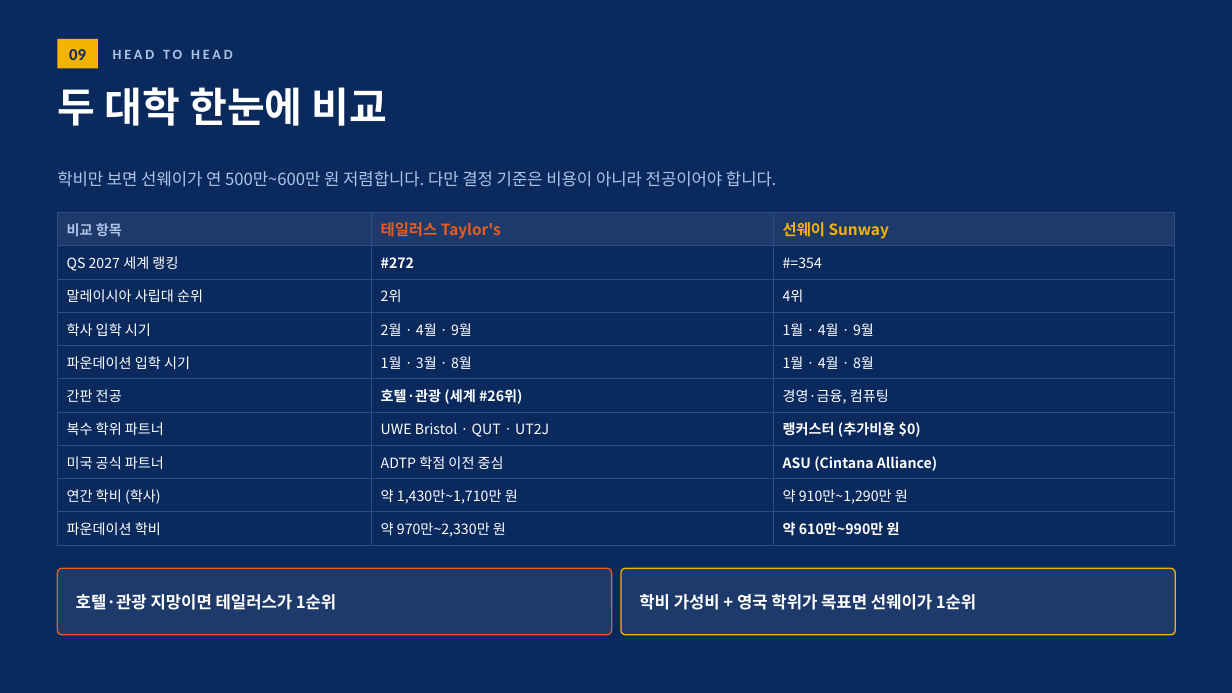
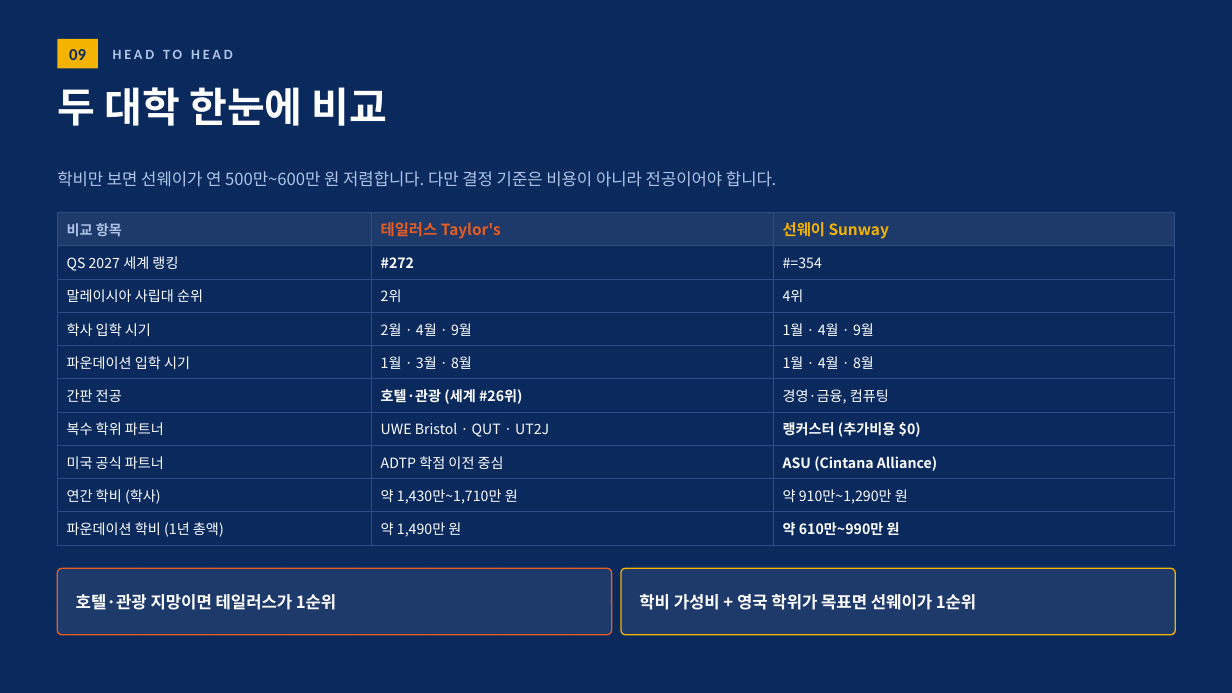
Before and after one commit to ChampionJohan/Johan, a slide deck: slide 10 of docs/malaysia/IM말레이시아_입학안내문_2027.pptx. Drawn at 1232x693 pixels with LibreOffice and Linux fonts; fonts in the diff are those of the drawing. Boxes give left, top, right and bottom in pixels: in the first picture for what was removed or moved away, otherwise in the second. Text is boxed around its words. In the diff, an @@ line names an element or a change of style, - is before the commit and + after.

```diff
--- a/docs/malaysia/IM말레이시아_입학안내문_2027.pptx
+++ b/docs/malaysia/IM말레이시아_입학안내문_2027.pptx
@@ table at box(57, 213, 1175, 541) @@
-row 10, column 1: 파운데이션 학비
+row 10, column 1: 파운데이션 학비 (1년 총액)
-row 10, column 2: 약 970만~2,330만 원
+row 10, column 2: 약 1,490만 원
```
Also in this commit, not shown: 1 other slide changed, 3 other files.
